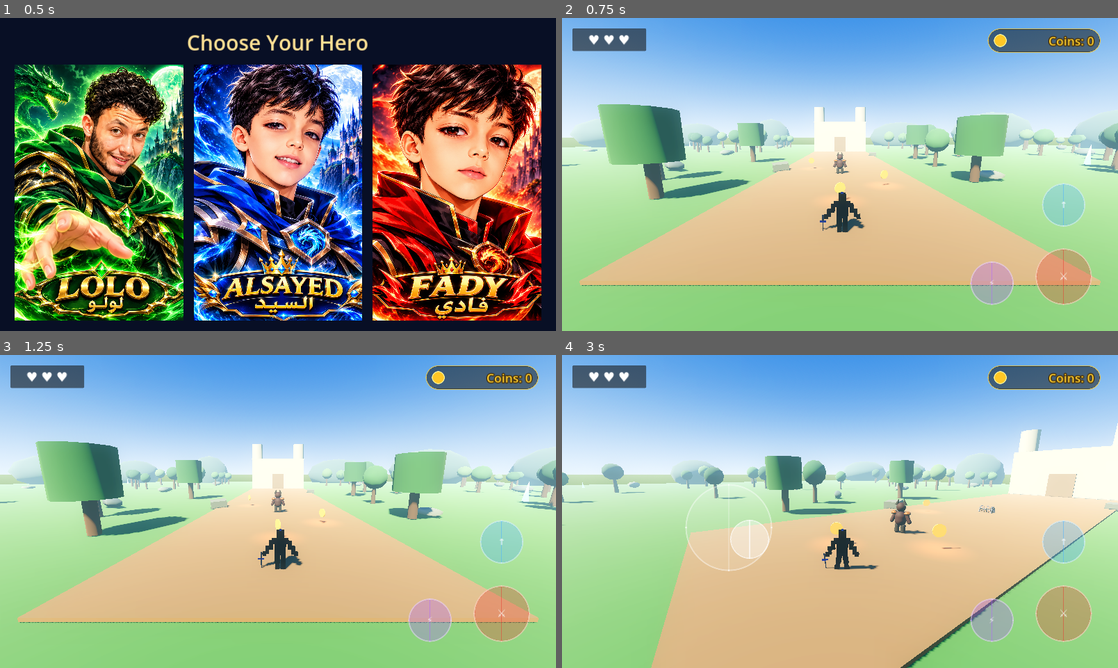
Above: before the commit, frames 1-4 (two rows, left to right).
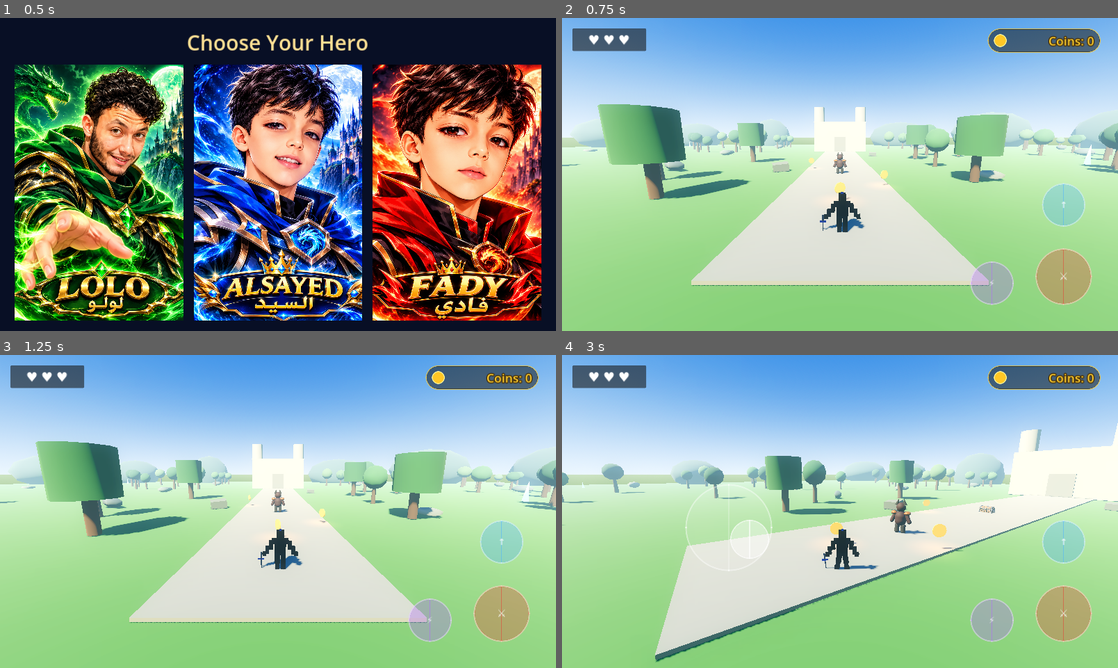
Above: after the commit, the same moments.

Repository: lolofadywaleed-hash/LostTreasureKingdom-Final
Game: Godot game, scene res://scenes/character_select.tscn
Two runs of this game, one before a commit and one after it. Both use one fixed random seed, a clock stepped at 60 frames per second and the inputs below.
Inputs (mouse positions are in pixels of both pictures, inside the frame that each line leads up to):
- Up to frame 1 (0.5 s): no input
- Up to frame 2 (0.75 s): click (662, 193) at 0.5 s
- Up to frame 3 (1.25 s): no input
- Up to frame 4 (3 s): click "↑" at 1.25 s; move the mouse to (962, 495) at 2.02 s; hold D (move_right) 2.03-2.75 s; click (962, 495) at 2.17 s; tap Space (jump) at 2.27 s; drag from (728, 527) to (812, 574) at 2.77 s

Frame 1 is identical in both runs. In frame 2, 22% of the frame differs, in the area x 3-97%, y 39-86%; in frame 3, 22%; in frame 4, 30%, in the area x 16-100%, y 38-100%.
Error after the commit: Parse Error: Cannot infer the type of "x" variable because the value doesn't have a set type. (res://scripts/enchanting_world.gd:123)

Commit message:
feat: integrate enchanted valley into main game scene

Diff:
--- a/scenes/main.tscn
+++ b/scenes/main.tscn
@@ -10,6 +10,7 @@
 [ext_resource type="Script" path="res://scripts/attack.gd" id="8_attack"]
 [ext_resource type="Script" path="res://scripts/enemy.gd" id="9_enemy"]
 [ext_resource type="Script" path="res://scripts/visual_world.gd" id="10_visual_world"]
+[ext_resource type="Script" path="res://scripts/enchanting_world.gd" id="11_enchanting_world"]
 
 [sub_resource type="ProceduralSkyMaterial" id="ProceduralSkyMaterial"]
 sky_top_color = Color(0.11, 0.34, 0.68, 1)
@@ -42,7 +43,7 @@
 roughness = 1.0
 
 [sub_resource type="StandardMaterial3D" id="PathMaterial"]
-albedo_color = Color(0.48, 0.34, 0.2, 1)
+albedo_color = Color(0.48, 0.48, 0.43, 1)
 roughness = 1.0
 
 [sub_resource type="StandardMaterial3D" id="CastleMaterial"]
@@ -87,6 +88,9 @@
 
 [node name="VisualWorld" type="Node3D" parent="."]
 script = ExtResource("10_visual_world")
+
+[node name="EnchantingWorld" type="Node3D" parent="."]
+script = ExtResource("11_enchanting_world")
 
 [node name="DirectionalLight3D" type="DirectionalLight3D" parent="."]
 rotation = Vector3(-0.82, -0.48, 0)
@@ -106,7 +110,7 @@
 
 [node name="Path" type="CSGBox3D" parent="."]
 position = Vector3(0, 0.035, -35)
-size = Vector3(14, 0.12, 100)
+size = Vector3(8, 0.12, 100)
 material = SubResource("PathMaterial")
 
 [node name="Castle" type="Node3D" parent="."]
